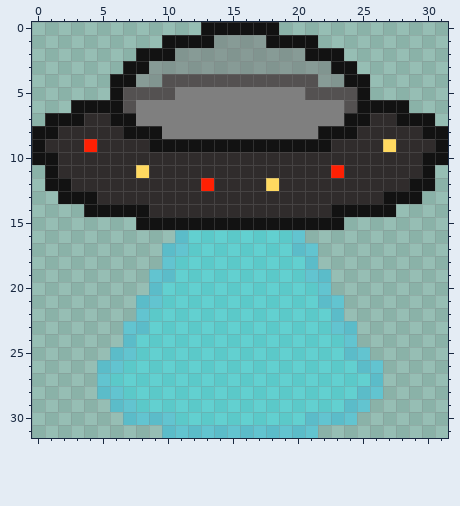
File history of a pixel-art sprite, textures/openExit.png. That is the earlier state.
The file is 32x32 pixels. Colours within 5 levels of each other are drawn and written as one.
New version:
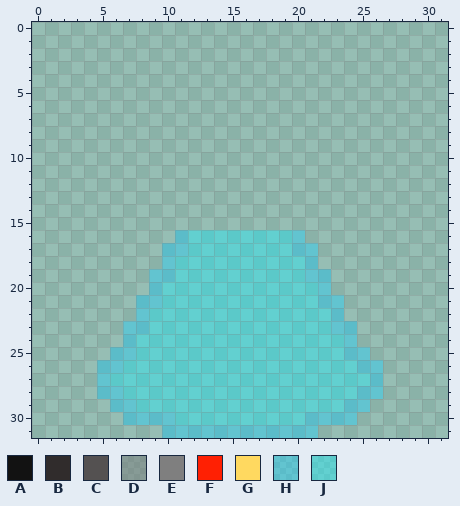
Palette (. is transparent): A #121212  B #302c2c  C #545151  D #79797981  E #7f7f7f  F #ff2003  G #ffd960  H #0dcdff60  J #0defff60
Edits made:
{"y":0,"x":13,"old":"AAAAAA","new":"......"}
{"y":1,"x":10,"old":"AAAADDDDAAAA","new":"............"}
{"y":2,"x":8,"old":"AAADDDDDDDDDDAAA","new":"................"}
{"y":3,"x":7,"old":"AADDDDDDDDDDDDDDAA","new":".................."}
{"y":4,"x":6,"old":"AADDCCCCCCCCCCCCDDAA","new":"...................."}
{"y":5,"x":6,"old":"ACCCCEEEEEEEEEECCCCA","new":"...................."}
{"y":6,"x":3,"old":"AAAACEEEEEEEEEEEEEEEECAAAA","new":".........................."}
{"y":7,"x":1,"old":"AAABBAAEEEEEEEEEEEEEEEEAABBAAA","new":".............................."}
{"y":8,"x":0,"old":"AABBBBBAAAEEEEEEEEEEEEAAABBBBBAA","new":"................................"}
{"y":9,"x":0,"old":"ABBBFBBBBAAAAAAAAAAAAAABBBBGBBBA","new":"................................"}
{"y":10,"x":0,"old":"AABBBBBBBBBBBBBBBBBBBBBBBBBBBBAA","new":"................................"}
{"y":11,"x":1,"old":"ABBBBBBGBBBBBBBBBBBBBBFBBBBBBA","new":".............................."}
{"y":12,"x":1,"old":"AABBBBBBBBBBFBBBBGBBBBBBBBBBAA","new":".............................."}
{"y":13,"x":2,"old":"AAABBBBBBBBBBBBBBBBBBBBBBAAA","new":"............................"}
{"y":14,"x":4,"old":"AAAAABBBBBBBBBBBBBBAAAAA","new":"........................"}
{"y":15,"x":8,"old":"AAAAAAAAAAAAAAAA","new":"................"}
{"label":"erased","picture_box":[32,22,448,230]}
